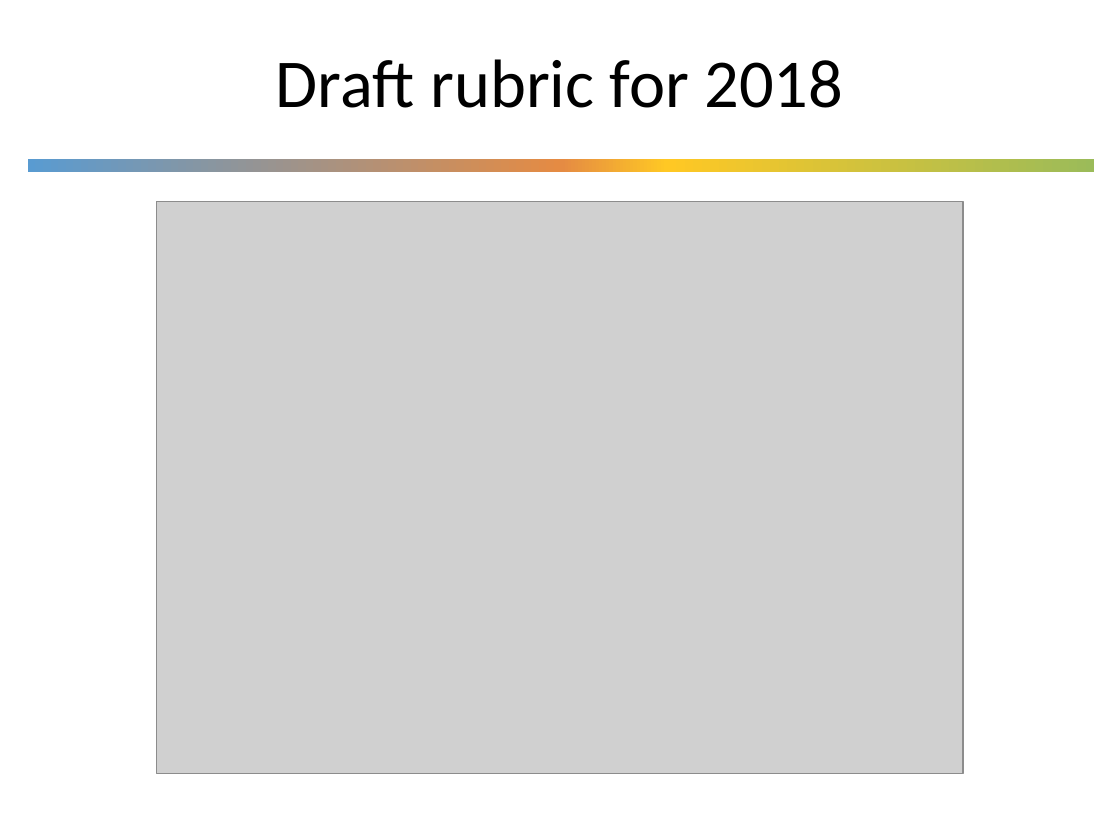
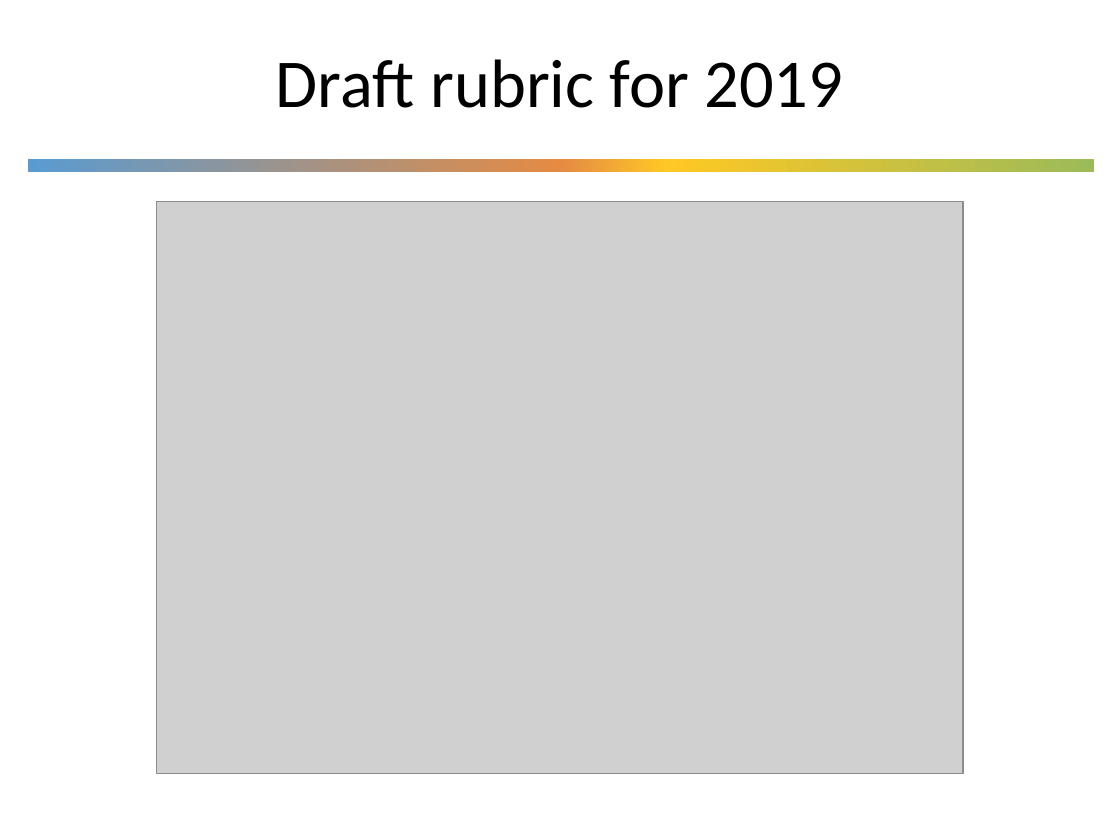
Before and after one commit to UWDIRECT/UWDIRECT.github.io, a slide deck: slide 4 of Wi19_content/Project_Overview.pptx. Drawn at 1120x840 pixels with LibreOffice and Linux fonts; fonts in the diff are those of the drawing; grey boxes stand for pictures; background and template pictures are left out. Boxes give left, top, right and bottom in pixels: in the first picture for what was removed or moved away, otherwise in the second. Text is boxed around its words. In the diff, an @@ line names an element or a change of style, - is before the commit and + after.

```diff
--- a/Wi19_content/Project_Overview.pptx
+++ b/Wi19_content/Project_Overview.pptx
@@ title at [276, 59, 844, 108]: text changed @@
-Draft rubric for 2018
+Draft rubric for 2019
```
Also in this commit, not shown: 2 other slides changed.
